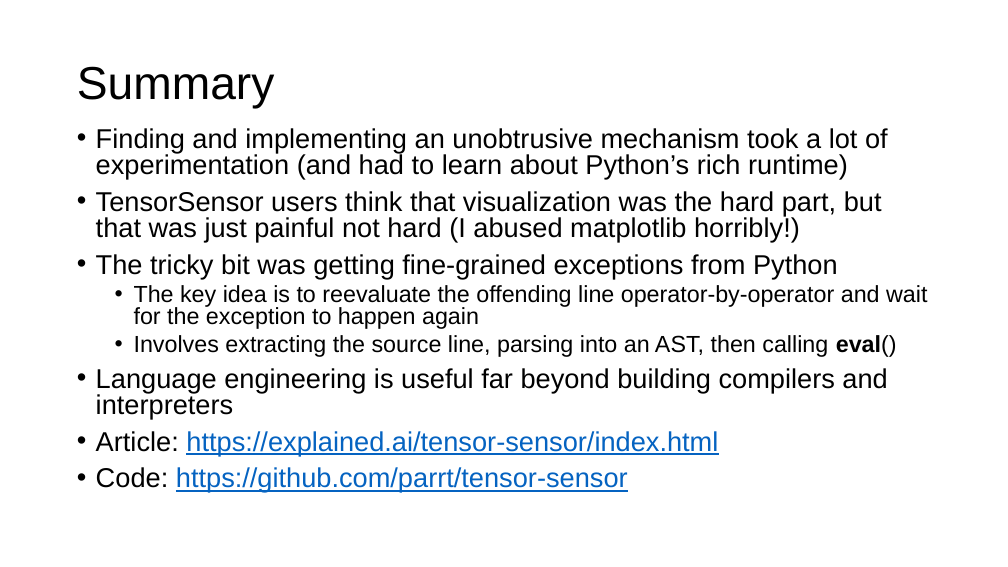
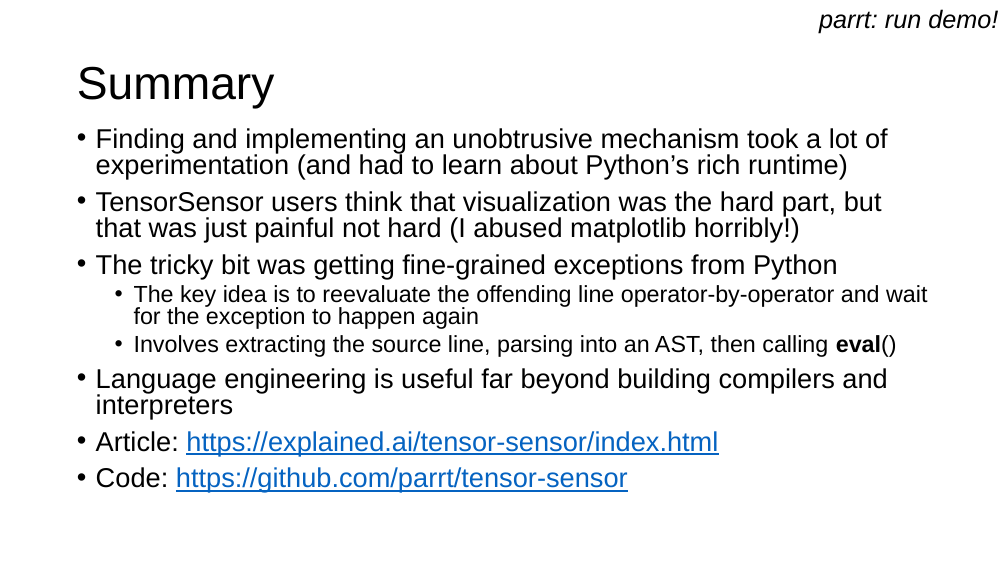
Before and after one commit to parrt/tensor-sensor, a slide deck: slide 22 of talks/tensor-sensor.pptx (slide 21 before the commit). Drawn at 1008x567 pixels with LibreOffice and Linux fonts; fonts in the diff are those of the drawing; background and template pictures are left out. Boxes give left, top, right and bottom in pixels: in the first picture for what was removed or moved away, otherwise in the second. Text is boxed around its words. In the diff, an @@ line names an element or a change of style, - is before the commit and + after.

Commit message:
update demo

```diff
--- a/talks/tensor-sensor.pptx
+++ b/talks/tensor-sensor.pptx
@@ text added at <box>819,9,998,34</box>, 24 pt, text #000000, italic @@
+parrt: run demo!
```
Also in this commit, not shown: 2 other slides changed, 1 slide added, 1 other file.
